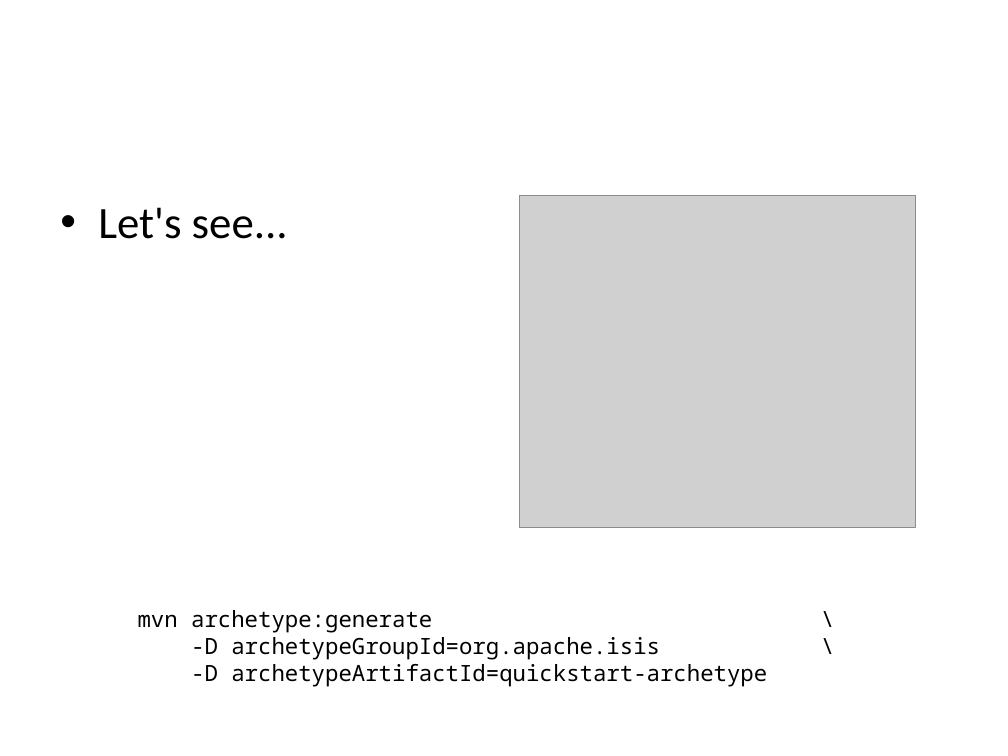
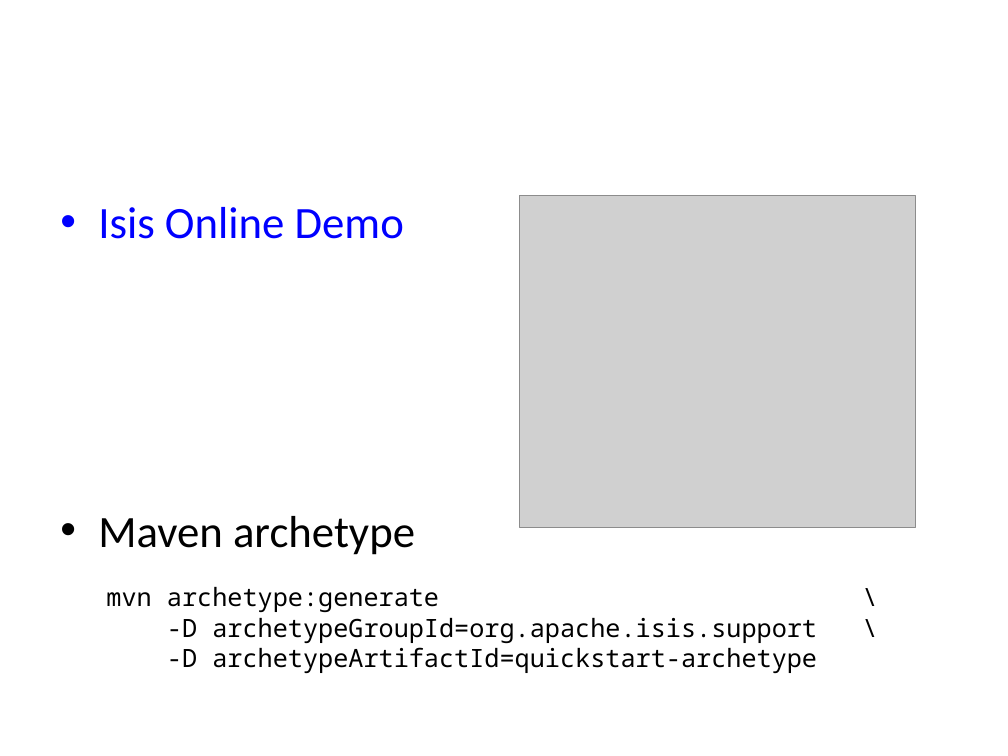
Before and after one commit to apache/causeway, a slide deck: slide 7 of src/site/resources/presentations/IntroducingApacheIsis.odp (slide 8 before the commit). Drawn at 1008x756 pixels with LibreOffice and Linux fonts; fonts in the diff are those of the drawing; grey boxes stand for pictures; background and template pictures are left out. Boxes give left, top, right and bottom in pixels: in the first picture for what was removed or moved away, otherwise in the second. Text is boxed around its words. In the diff, an @@ line names an element or a change of style, - is before the commit and + after.

Commit message:
ISIS-107: updated Isis presentation materials for 0.2.0

```diff
--- a/src/site/resources/presentations/IntroducingApacheIsis.odp
+++ b/src/site/resources/presentations/IntroducingApacheIsis.odp
@@ text at [98,207,415,555]: text changed; text colour #000000 to #0000FF @@
-• Let's see...
+• Isis Online Demo
+• Maven archetype
@@ text "mvn archetype:generate \": place and size @@
-text "mvn archetype:generate \" at [138,610,767,686]
+text "mvn archetype:generate \" at [106,587,817,673]
@@ text at [106,587,817,673]: size 16 to 18 pt in "mvn archetype:generate \", "-D archetypeArtifactId=quickstart-archetype" @@
@@ text at [167,618,817,643]: text changed; size 16 to 18 pt @@
--D archetypeGroupId=org.apache.isis \
+-D archetypeGroupId=org.apache.isis.support \
```
Also in this commit, not shown: 4 other slides changed, 8 slides added, 5 slides removed, 8 other files.
